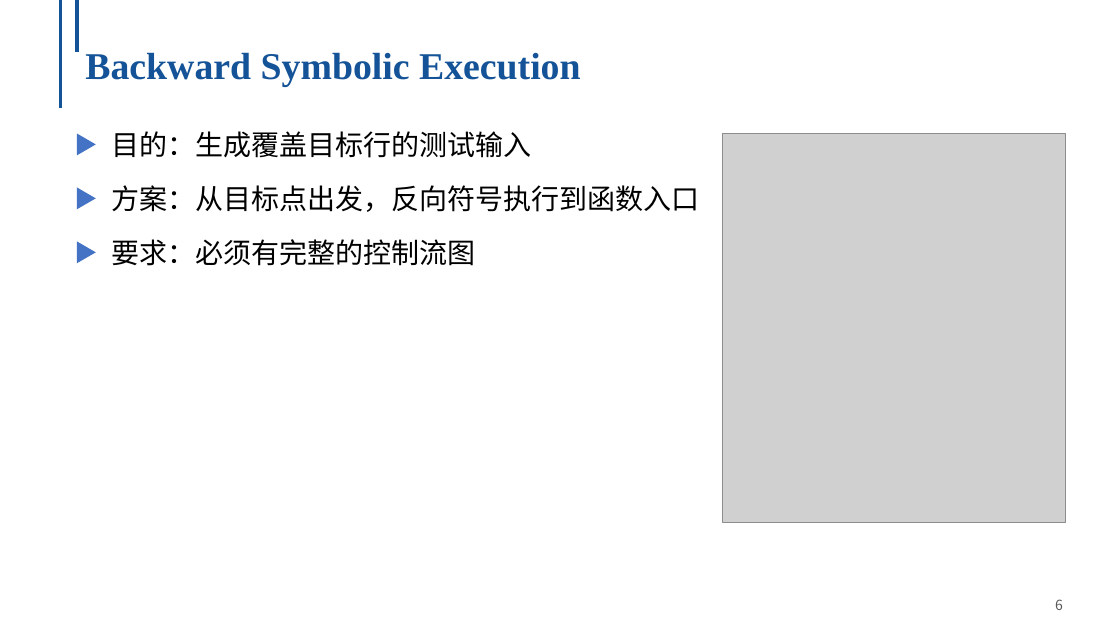
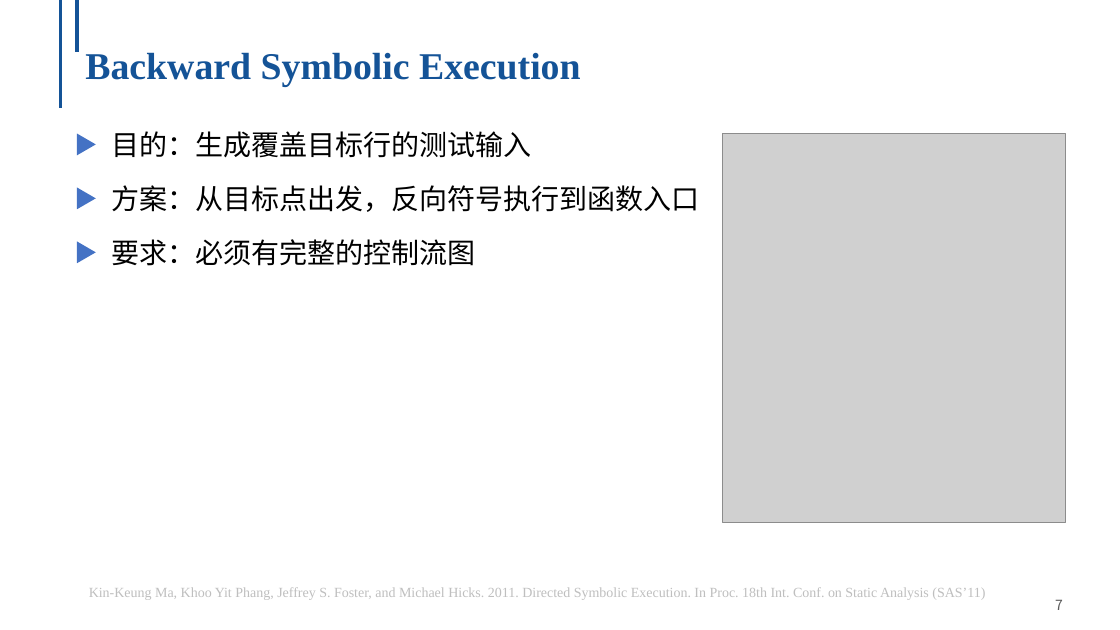
Before and after one commit to NingmoRain/NingmoRain.github.io, a slide deck: slide 7 of files/Survey__Symbolic_Execution.pptx (slide 6 before the commit). Drawn at 1120x630 pixels with LibreOffice and Linux fonts; fonts in the diff are those of the drawing; grey boxes stand for pictures; background and template pictures are left out. Boxes give left, top, right and bottom in pixels: in the first picture for what was removed or moved away, otherwise in the second. Text is boxed around its words. In the diff, an @@ line names an element or a change of style, - is before the commit and + after.

```diff
--- a/files/Survey__Symbolic_Execution.pptx
+++ b/files/Survey__Symbolic_Execution.pptx
@@ text added at <box>89,587,985,600</box>, 12 pt, text #BFBFBF @@
+Kin-Keung Ma, Khoo Yit Phang, Jeffrey S. Foster, and Michael Hicks. 2011. Directed Symbolic Execution. In Proc. 18th Int. Conf. on Static Analysis (SAS’11)
@@ page number at <box>1055,599,1063,610</box>: text changed @@
-6
+7
```
Also in this commit, not shown: 9 other slides changed, 4 slides added, 1 slide removed, 7 other files.
